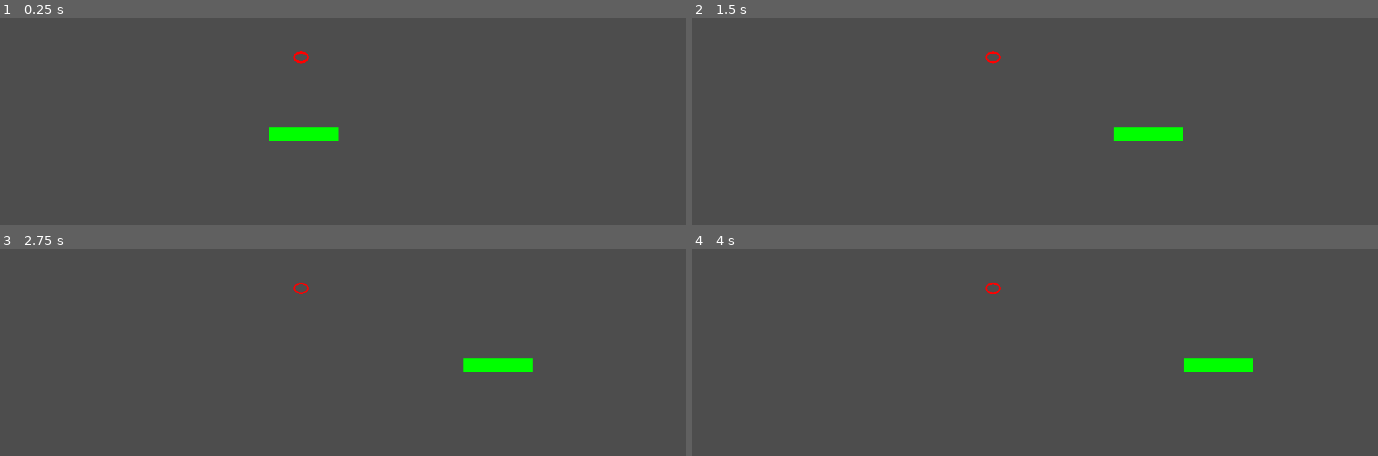
Above: before the commit, frames 1-4 (two rows, left to right).
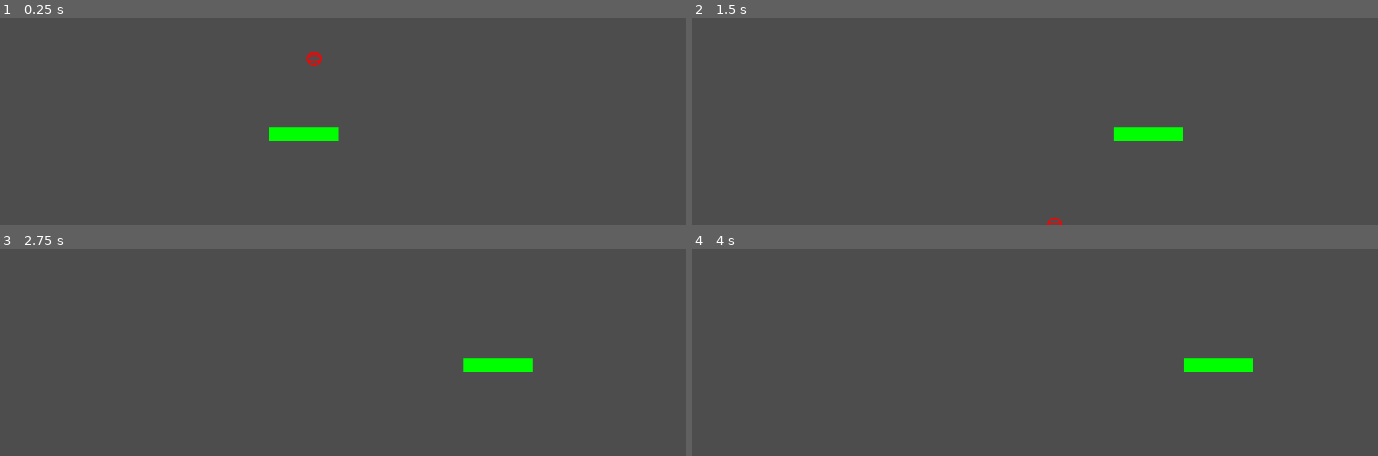
Above: after the commit, the same moments.

Repository: varugasu/pong
Game: Godot game, scene res://scenes/game.tscn
Two runs of this game, one before a commit and one after it. Both use one fixed random seed, a clock stepped at 60 frames per second and the inputs below.
Inputs:
- Up to frame 1 (0.25 s): no input
- Up to frame 2 (1.5 s): tap Enter at 0.5 s; hold D (move_right) 0.53-1.28 s; hold A (move_left) from 1.28 s (still down)
- Up to frame 3 (2.75 s): release A (move_left) at 2.03 s; hold D (move_right) from 2.03 s (still down)
- Up to frame 4 (4 s): release D (move_right) at 3.53 s; hold A (move_left) from 3.53 s (still down)

The runs differ from the first frame. In frame 1, 0.1% of the frame differs, in the area x 42-47%, y 15-24%; in frame 2, 0.1%; in frame 3, less than 0.1%; in frame 4, less than 0.1%.

Commit message:
feat: initial velocity launch

Diff:
--- a/scenes/ball.tscn
+++ b/scenes/ball.tscn
@@ -2,6 +2,7 @@
 
 [ext_resource type="Script" uid="uid://bmy1ta7ccyleu" path="res://scripts/ball.gd" id="1_7s4qf"]
 
-[node name="Node2D" type="Node2D"]
+[node name="Ball" type="Node2D"]
 script = ExtResource("1_7s4qf")
-circle_segments = 3
+circle_segments = 12
+speed = null
--- a/scenes/game.tscn
+++ b/scenes/game.tscn
@@ -8,6 +8,6 @@
 [node name="Player" parent="." instance=ExtResource("1_uwrxv")]
 position = Vector2(551, 507)
 
-[node name="Node2D" parent="." instance=ExtResource("2_yqjtg")]
-position = Vector2(597, 406)
-circle_segments = 12
+[node name="Ball" parent="." instance=ExtResource("2_yqjtg")]
+position = Vector2(602, 360)
+speed = 200.0
--- a/scripts/ball.gd
+++ b/scripts/ball.gd
@@ -6,6 +6,7 @@
 @export var rotation_multiplier = 0.01
 @export var circle_segments = 48
 @export var line_thickness = 2.0
+@export var speed = 200.0
 
 var rotation_angle = 0.0
 var velocity = Vector2.ZERO
@@ -25,13 +26,21 @@
 	draw_polyline(arc_points1, color, line_thickness)
 	draw_polyline(arc_points2, color, line_thickness)
 
+func _ready() -> void:
+	if Engine.is_editor_hint():
+		return
+
+	var angle = 2 * PI * randf()
+	velocity = Vector2(cos(angle), sin(angle)) * speed
 
 # Called every frame. 'delta' is the elapsed time since the previous frame.
 func _process(delta: float) -> void:
 	if Engine.is_editor_hint():
 		return
 
-	rotation_angle += 1000 * rotation_multiplier * delta
+	rotation_angle += velocity.y * rotation_multiplier * delta
 	rotation_angle = fmod(rotation_angle, TAU)
 
+	position += velocity * delta
+
 	queue_redraw()
